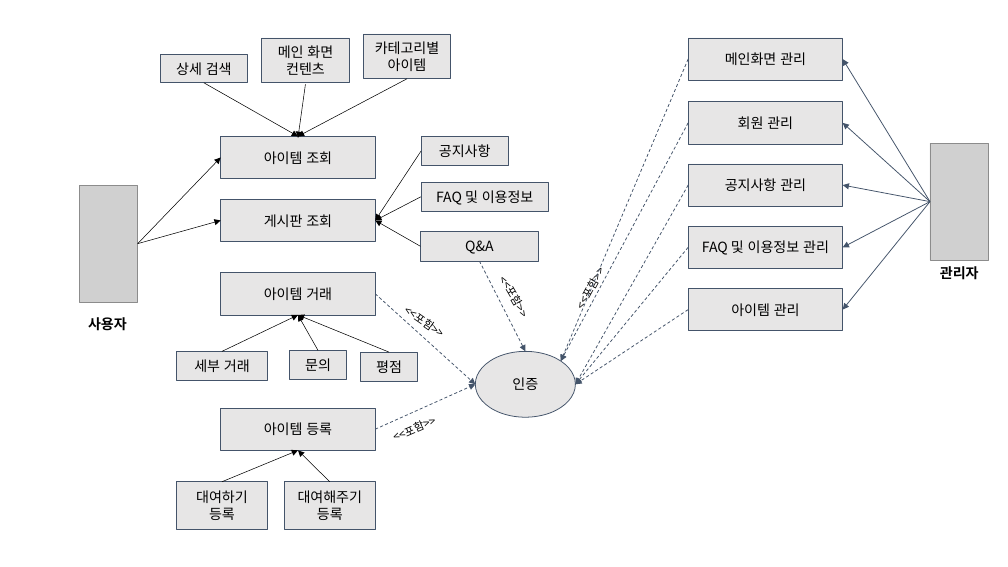
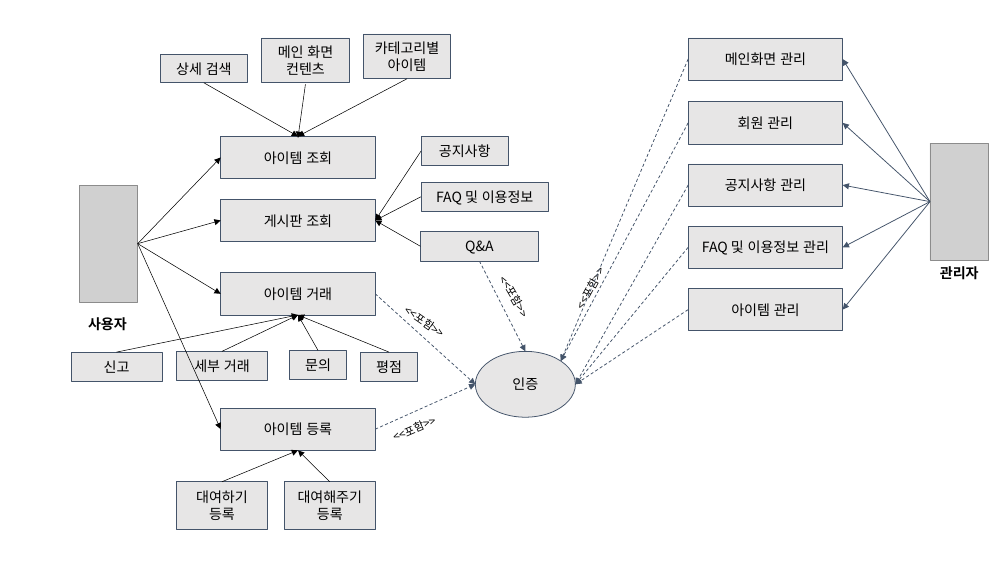
Before and after one commit to ezenteam2/RentalEquip, a slide deck: slide 1 of 2 기능 정의 취합, 요구사항 정의서, USE FLOW/ucd.pptx. Drawn at 1008x567 pixels with LibreOffice and Linux fonts; fonts in the diff are those of the drawing; grey boxes stand for pictures. Boxes give left, top, right and bottom in pixels: in the first picture for what was removed or moved away, otherwise in the second. Text is boxed around its words. In the diff, an @@ line names an element or a change of style, - is before the commit and + after.

```diff
--- a/2 기능 정의 취합, 요구사항 정의서, USE FLOW/ucd.pptx
+++ b/2 기능 정의 취합, 요구사항 정의서, USE FLOW/ucd.pptx
@@ arrow added from (138, 243) to (221, 294), #000000 0.5 pt @@
@@ arrow added from (138, 243) to (221, 430), #000000 0.5 pt @@
@@ arrow added from (116, 352) to (298, 315), #000000 0.5 pt @@
@@ rectangle added at box(71, 352, 162, 382), fill #E7E6E6, outline #44546A 0.75 pt, 13.3 pt, text #000000 @@
+신고
```
Also in this commit, not shown: 2 other files.
